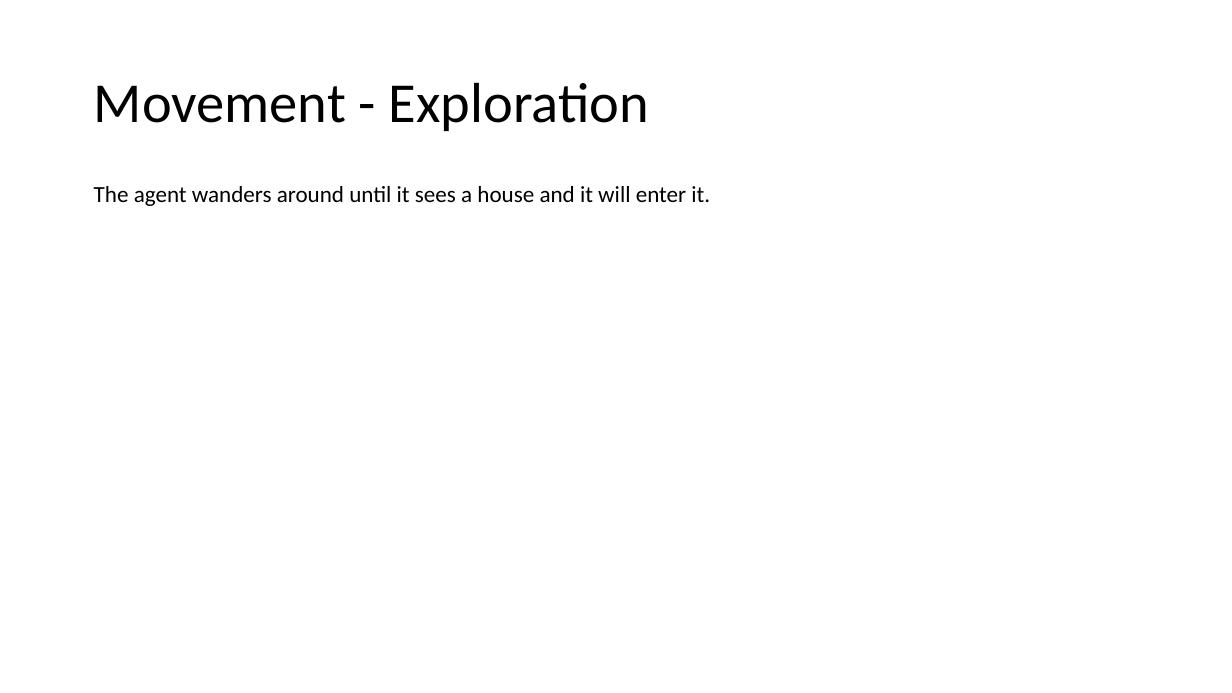
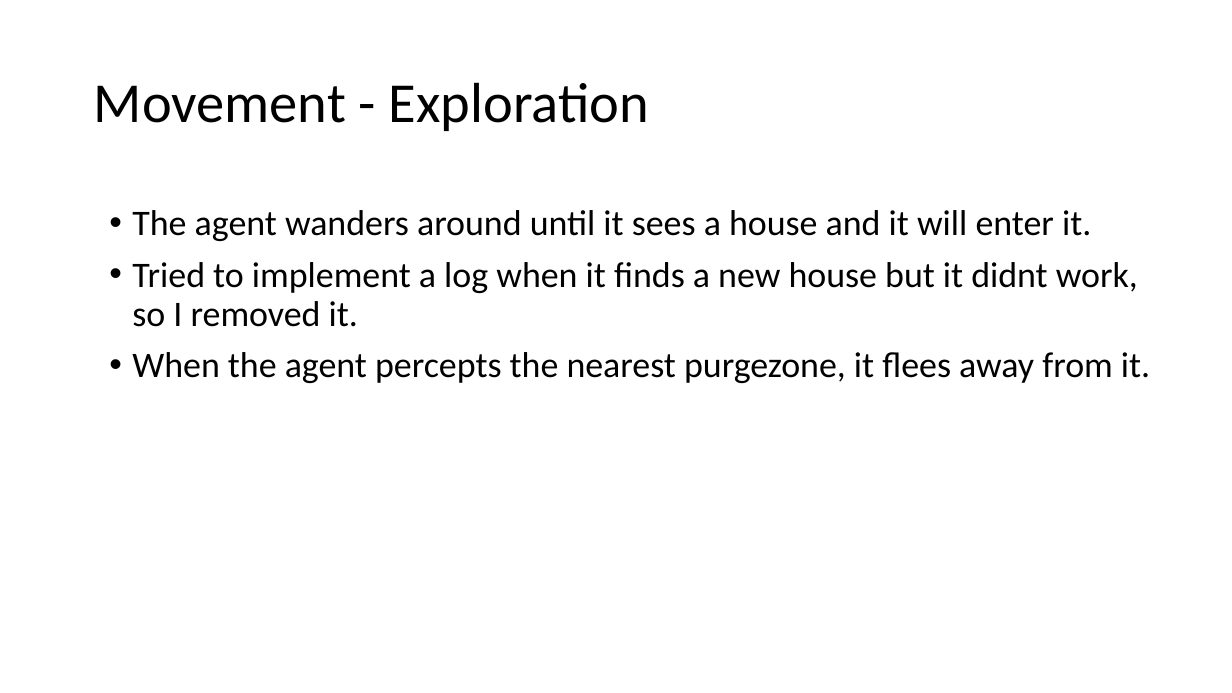
Before and after one commit to DAE-GD-2025-2026/gameai-zombie-deliewout, a slide deck: slide 6 of GPP_ZombieAI_DelieWout_2DAE19.pptx. Drawn at 1232x693 pixels with LibreOffice and Linux fonts; fonts in the diff are those of the drawing. Boxes give left, top, right and bottom in pixels: in the first picture for what was removed or moved away, otherwise in the second. Text is boxed around its words. In the diff, an @@ line names an element or a change of style, - is before the commit and + after.

```diff
--- a/GPP_ZombieAI_DelieWout_2DAE19.pptx
+++ b/GPP_ZombieAI_DelieWout_2DAE19.pptx
@@ text removed at (x1=94, y1=186, x2=710, y2=206) @@
-The agent wanders around until it sees a house and it will enter it.
@@ text added at (x1=132, y1=210, x2=1150, y2=383), 28 pt, text #000000 @@
+• The agent wanders around until it sees a house and it will enter it.
+• Tried to implement a log when it finds a new house but it didnt work, so I removed it.
+• When the agent percepts the nearest purgezone, it flees away from it.
```
Also in this commit, not shown: 2 other slides changed, 1 slide removed.
